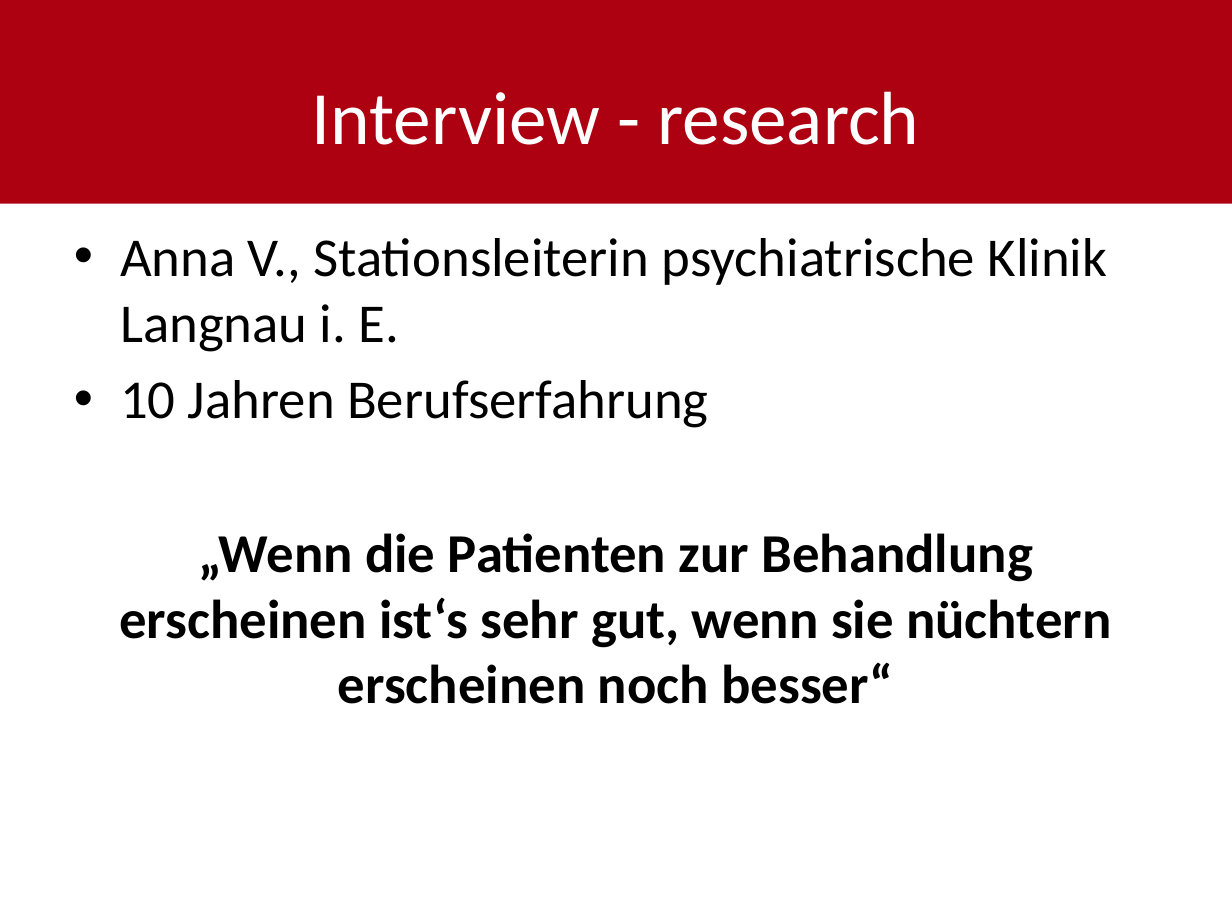
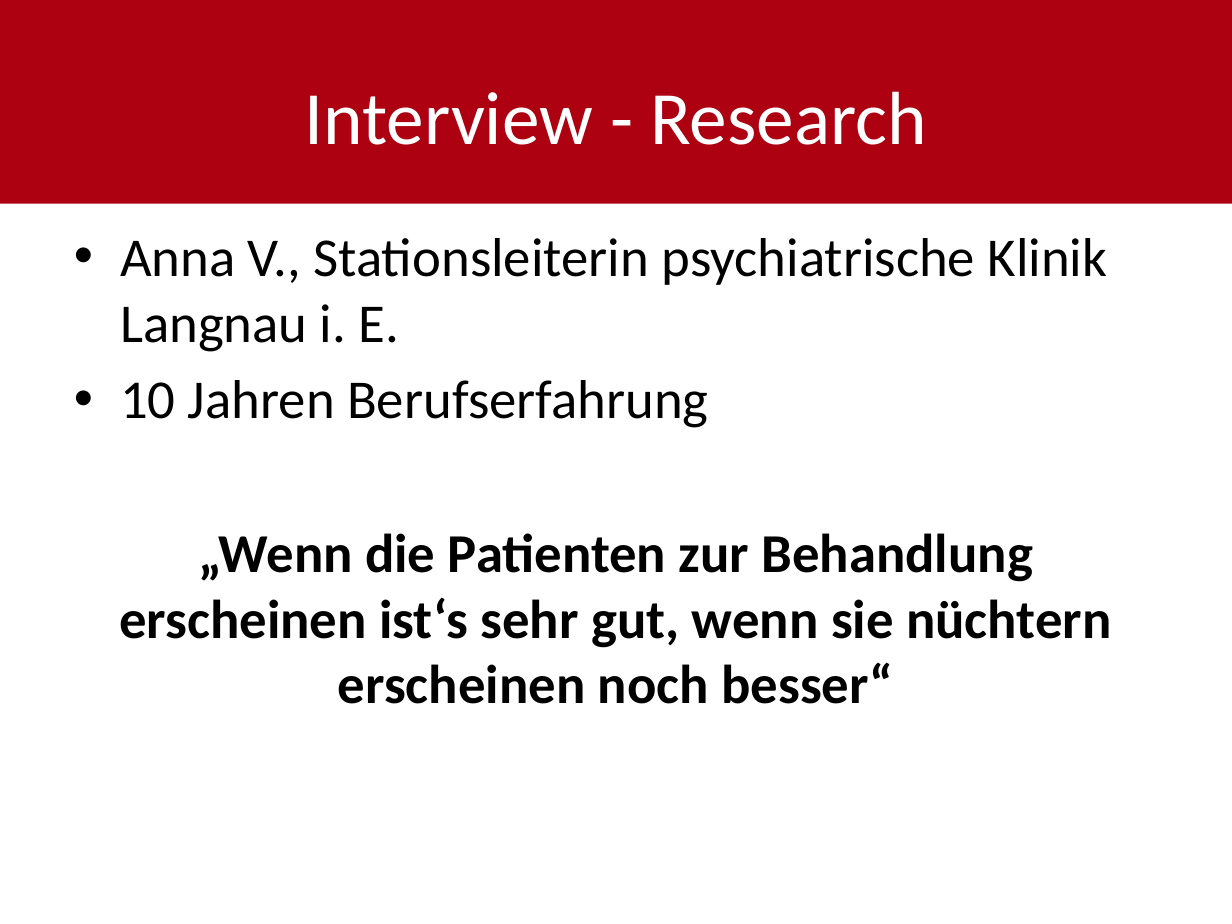
Before and after one commit to shylux/ch.bfh.bti7081.s2015.rot, a slide deck: slide 4 of doc/task03/Design_Thinking_final.pptx. Drawn at 1232x924 pixels with LibreOffice and Linux fonts; fonts in the diff are those of the drawing. Boxes give left, top, right and bottom in pixels: in the first picture for what was removed or moved away, otherwise in the second. Text is boxed around its words. In the diff, an @@ line names an element or a change of style, - is before the commit and + after.

```diff
--- a/doc/task03/Design_Thinking_final.pptx
+++ b/doc/task03/Design_Thinking_final.pptx
@@ title at box(304, 91, 926, 145): text changed @@
-Interview - research
+Interview - Research
```
Also in this commit, not shown: 9 other slides changed.
